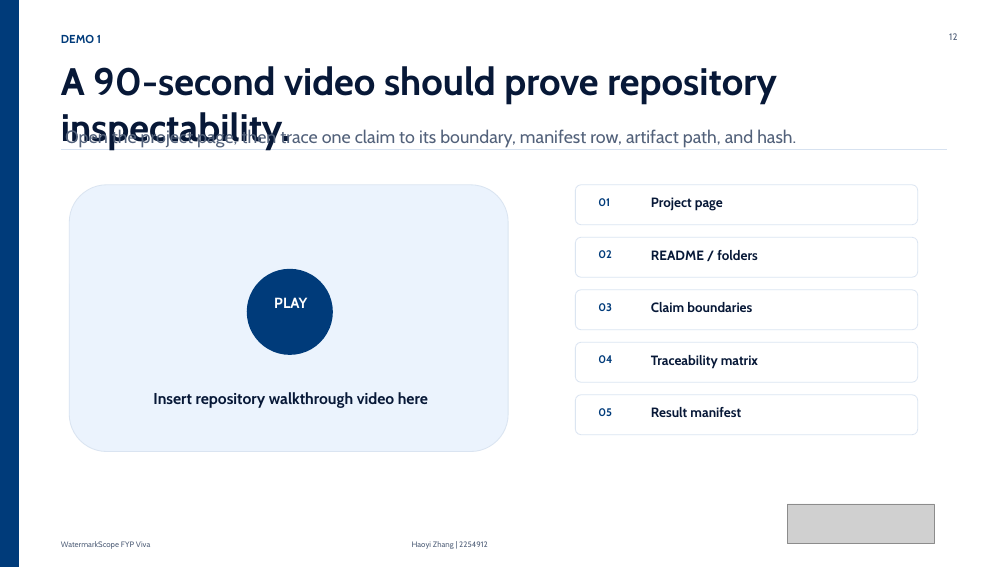
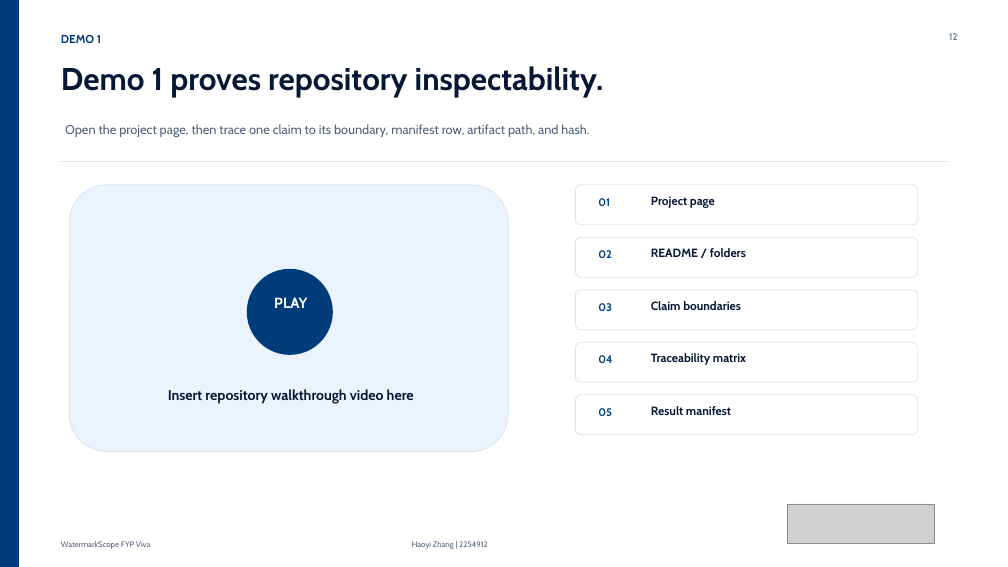
Before and after one commit to Haoyi-Zhang/WatermarkScope, a slide deck: slide 12 of docs/WatermarkScope_FYP_Viva.pptx. Drawn at 1008x567 pixels with LibreOffice and Linux fonts; fonts in the diff are those of the drawing; grey boxes stand for pictures. Boxes give left, top, right and bottom in pixels: in the first picture for what was removed or moved away, otherwise in the second. Text is boxed around its words. In the diff, an @@ line names an element or a change of style, - is before the commit and + after.

Commit message:
Fix viva deck slide alignment

```diff
--- a/docs/WatermarkScope_FYP_Viva.pptx
+++ b/docs/WatermarkScope_FYP_Viva.pptx
@@ text at <box>61,66,604,97</box>: text changed; size 36.5 to 30 pt @@
-A 90-second video should prove repository inspectability.
+Demo 1 proves repository inspectability.
@@ text "Open the project page, then ..." at <box>65,124,589,137</box>: size 17 to 12.2 pt @@
@@ line moved from (61, 149) - (948, 149) to (61, 162) - (948, 162) @@
@@ text "Insert repository walkthrough video here" at <box>168,389,414,404</box>: size 15 to 13.5 pt @@
@@ size 12.8 to 11.4 pt in 5 elements at <box>651,196,715,208</box>, <box>651,248,746,257</box>, <box>651,353,746,365</box>, <box>651,301,741,310</box>, <box>651,406,731,415</box> @@
```
Also in this commit, not shown: 14 other slides changed.
